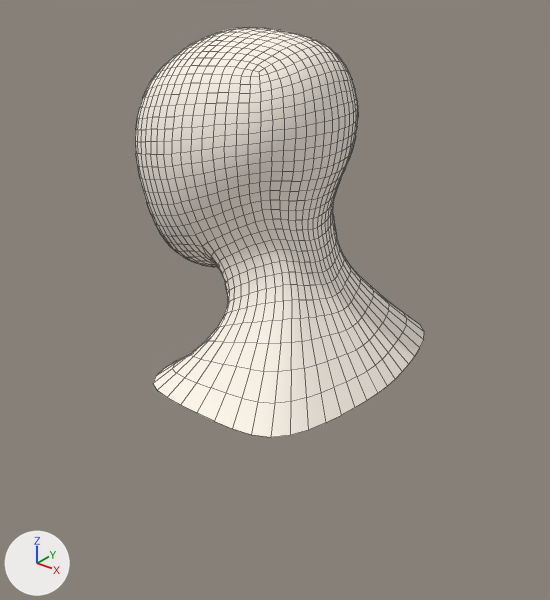
An edit to the Blender file DyNaDeMo/assets/Models/Head.blend, drawn before and after from the same camera.
The view is the same before and after, from a 50 mm camera at (3.85, -4.41, 1.41) aimed at (0.59, -0.33, -1.12). The lights are fixed; the arrows at lower left show +X, +Y and +Z. Mesh edges are drawn as thin lines.

Names of what the first picture shows: 'Head'.
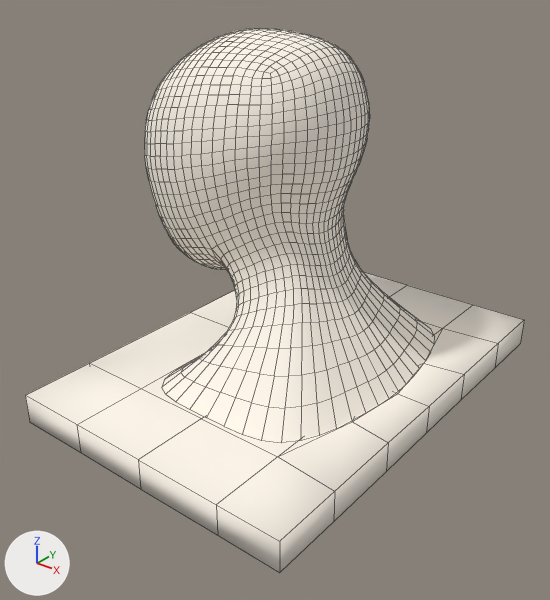
Boxes (x1, y1, x2, y2) around the edits, measured in the pictures (550 x 600 px):
'Head', mesh turned: before (135, 27, 424, 437); after (144, 28, 434, 441)
'Head.001', added: after (25, 272, 524, 573)

The change, as a list of edits to the scene's bpy script:
```text
Add mat_headbase:
    mat_headbase = diffuse_material('HeadBase')
    mat_headbase.base_color = (1.0, 0.932, 0.837)  # white #fff7ec
Change me_head:
    where me_head.from_pydata(...)  # 2048 vertices, 2016 faces, 8 loose edges; spans x -2.19..2.19, y -1.35..2.67, z -3.26..1.47
    used by ob_head; location = (0.0, 0.0, 0.0); rotation_euler = (0.0, 0.0, -1.565), in degrees (0, 0, -90); scale = (0.531, 0.529, 0.53)
    me_head part 1: the whole mesh is turned -0.4 degrees about the z axis through its middle, then moved by (0.01, 0.19, 0.0)
Add me_head_001:
    me_head_001.from_pydata(...)  # 54 vertices, 42 faces; spans x -3.25..3.41, y -1.22..3.42, z -3.71..-3.25
    me_head_001.polygons.foreach_set('use_smooth', [True] * 42)
    me_head_001.materials.append(mat_headbase)  # white #fff7ec
Add ob_head_001:
    ob_head_001 = bpy.data.objects.new('Head.001', me_head_001)
    ob_head_001.location = (0.0, 0.0, 0.0)
    ob_head_001.rotation_euler = (0.0, 0.0, -1.565)  # degrees (0, 0, -90)
    ob_head_001.scale = (0.531, 0.529, 0.53)
```
